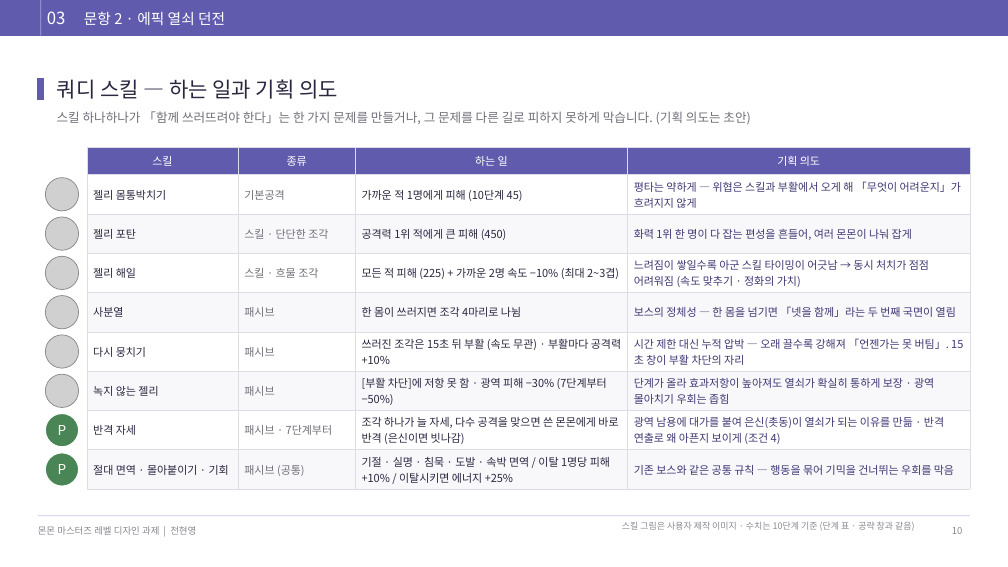
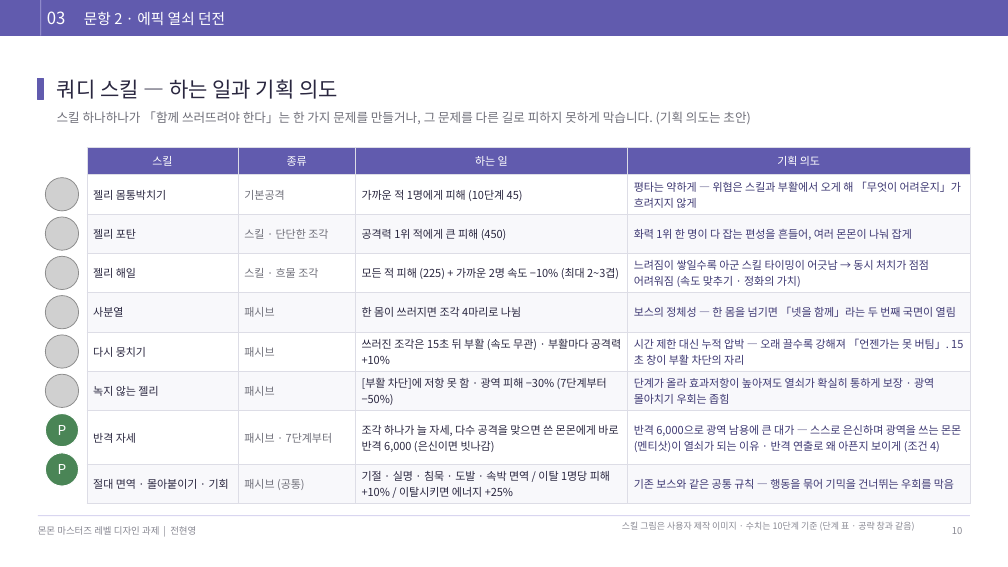
Before and after one commit to junhy96/MonMonCombat, a slide deck: slide 10 of docs/deck/monmon-assignment-draft.pptx. Drawn at 1008x567 pixels with LibreOffice and Linux fonts; fonts in the diff are those of the drawing; grey boxes stand for pictures. Boxes give left, top, right and bottom in pixels: in the first picture for what was removed or moved away, otherwise in the second. Text is boxed around its words. In the diff, an @@ line names an element or a change of style, - is before the commit and + after.

```diff
--- a/docs/deck/monmon-assignment-draft.pptx
+++ b/docs/deck/monmon-assignment-draft.pptx
@@ table at <box>87,147,970,501</box> @@
-row 8, column 3: 조각 하나가 늘 자세, 다수 공격을 맞으면 쓴 몬몬에게 바로 반격 (은신이면 빗나감)
+row 8, column 3: 조각 하나가 늘 자세, 다수 공격을 맞으면 쓴 몬몬에게 바로 반격 6,000 (은신이면 빗나감)
-row 8, column 4: 광역 남용에 대가를 붙여 은신(촛동)이 열쇠가 되는 이유를 만듦 · 반격 연출로 왜 아픈지 보이게 (조건 4)
+row 8, column 4: 반격 6,000으로 광역 남용에 큰 대가 — 스스로 은신하며 광역을 쓰는 몬몬(멘티삿)이 열쇠가 되는 이유 · 반격 연출로 왜 아픈지 보이게 (조건 4)
```
Also in this commit, not shown: 17 other slides changed, 32 other files.
